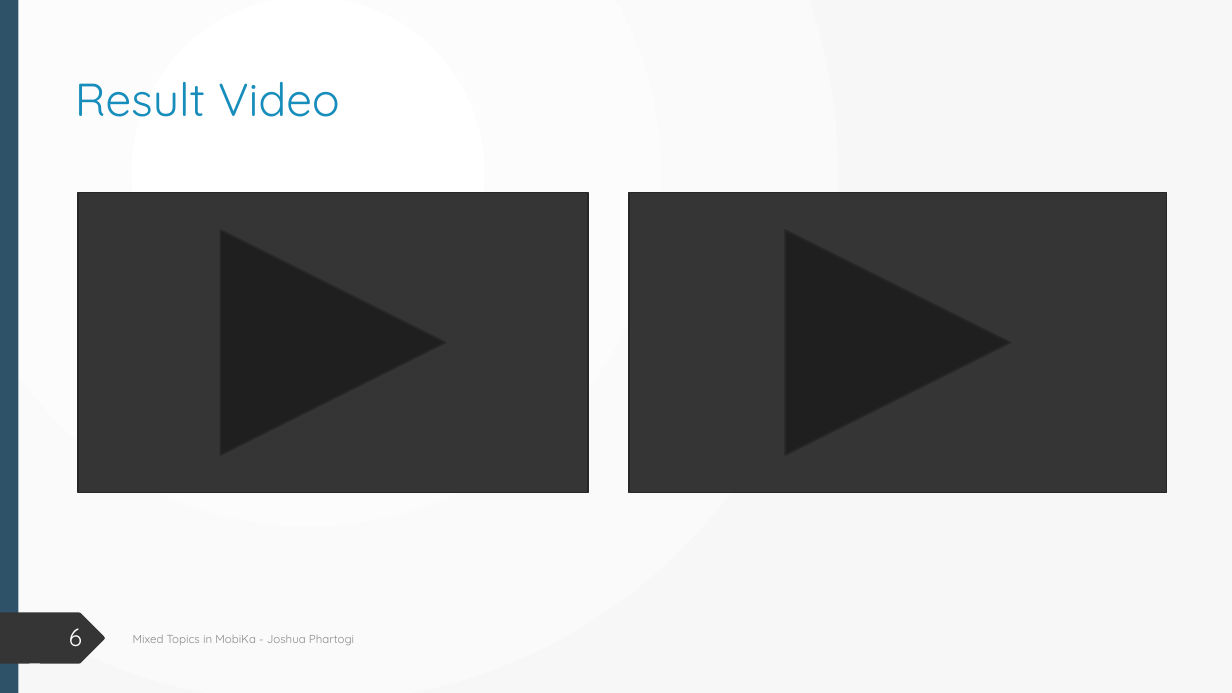
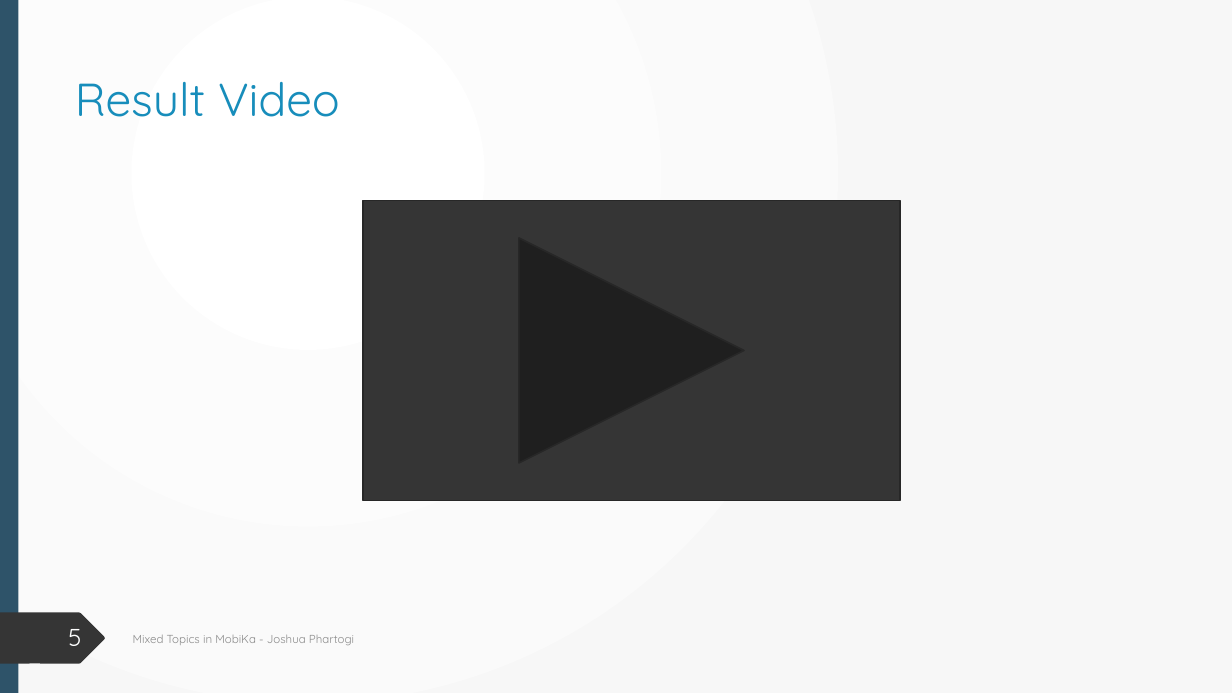
Before and after one commit to Jphartogi/Ipa_final_presentation, a slide deck: slide 5 of Internship Presentation.pptx (slide 6 before the commit). Drawn at 1232x693 pixels with LibreOffice and Linux fonts; fonts in the diff are those of the drawing. Boxes give left, top, right and bottom in pixels: in the first picture for what was removed or moved away, otherwise in the second. Text is boxed around its words. In the diff, an @@ line names an element or a change of style, - is before the commit and + after.

```diff
--- a/Internship Presentation.pptx
+++ b/Internship Presentation.pptx
@@ action button forward next removed at box(78, 192, 588, 493) @@
@@ action button forward next: place and size @@
-action button forward next at box(629, 192, 1166, 493)
+action button forward next at box(363, 201, 900, 501)
@@ page number at box(68, 629, 81, 646): text changed @@
-6
+5
```
Also in this commit, not shown: 7 other slides changed, 1 slide added, 1 slide removed.
